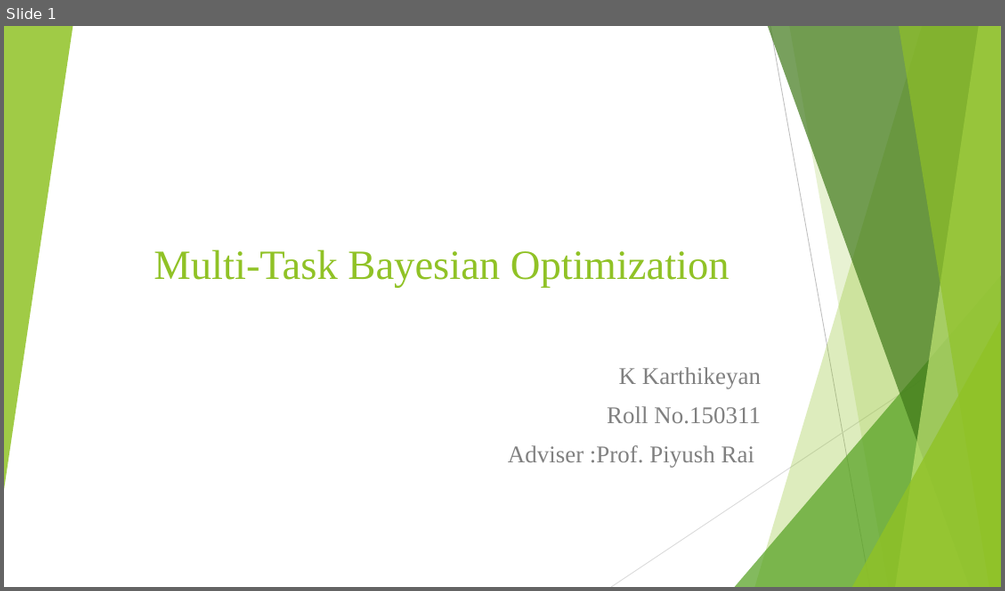
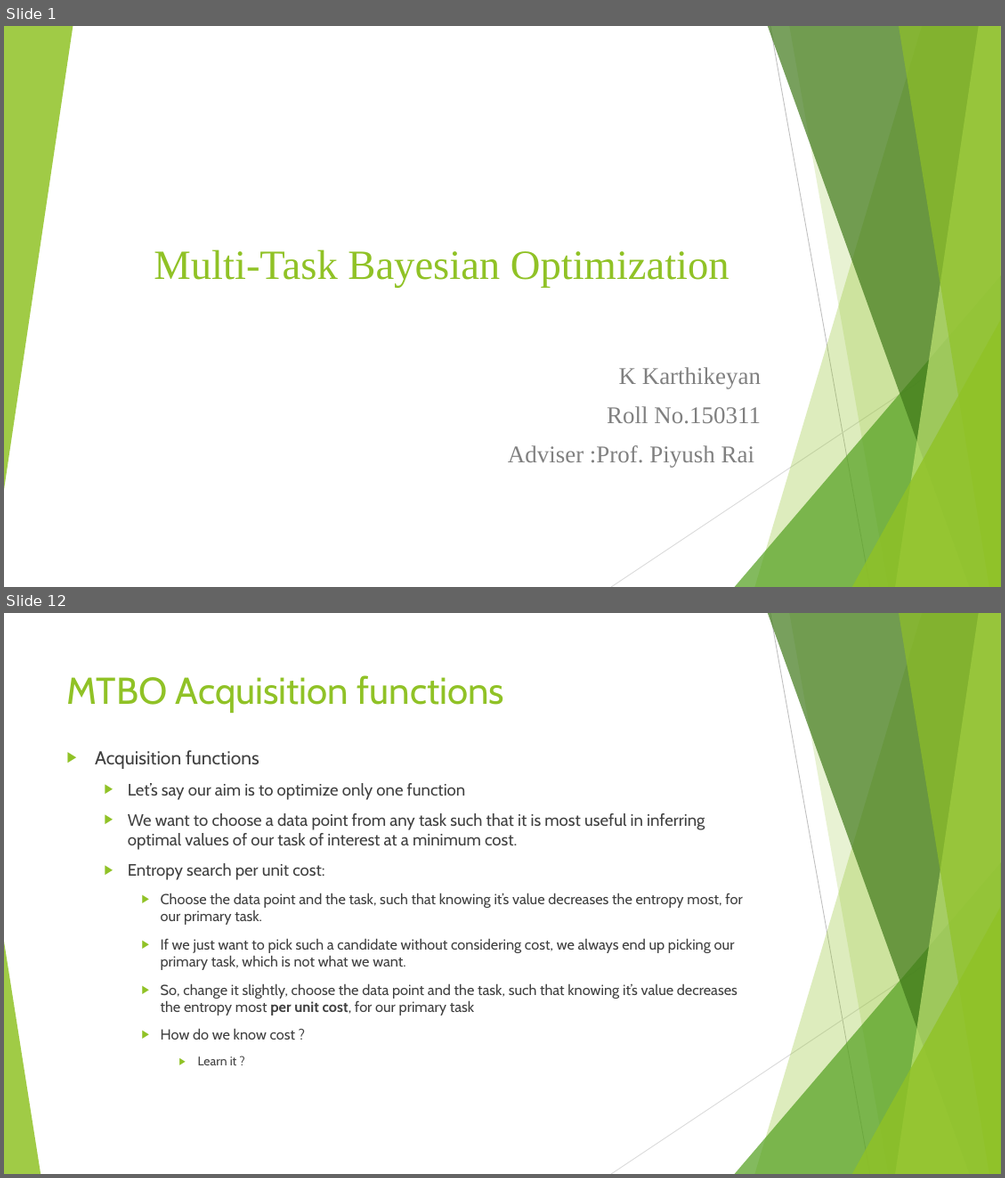
Before and after one commit to keyank/UGP, a slide deck: Presentation.pptx. Shown one above the other, each under a label of ours: slide 1 before the commit, slides 1 and 12 after it; the slides between them are not shown. The pictures are 1005x591 and 1005x1178 pixels, drawn with LibreOffice and Linux fonts; fonts in the diff are those of the drawing. Boxes give left, top, right and bottom in pixels: in the first picture for what was removed or moved away, otherwise in the second. Text is boxed around its words. In the diff, an @@ line names an element or a change of style, - is before the commit and + after.

```diff
--- a/Presentation.pptx
+++ b/Presentation.pptx
@@ slide 12 added at (x1=4, y1=613, x2=1001, y2=1174), background #FFFFFF; not listed: 9 template elements that a slide beside it also shows @@
@@ title added at (x1=67, y1=675, x2=504, y2=713), 36 pt, text #90C226 @@
+MTBO Acquisition functions
@@ text added at (x1=95, y1=750, x2=743, y2=1065), 14 pt, text #404040 @@
+▶ Acquisition functions
+  ▶ Let’s say our aim is to optimize only one function
+  ▶ We want to choose a data point from any task such that it is most useful in inferring optimal values of our task of interest at a minimum cost.
+  ▶ Entropy search per unit cost:
+    ▶ Choose the data point and the task, such that knowing it’s value decreases the entropy most, for our primary task.
+    ▶ If we just want to pick such a candidate without considering cost, we always end up picking our primary task, which is not what we want.
+    ▶ So, change it slightly, choose the data point and the task, such that knowing it’s value decreases the entropy most per unit cost, for our primary task
+    ▶ How do we know cost ?
+      ▶ Learn it ?
@@ triangle added at (x1=4, y1=941, x2=40, y2=1174), fill #90C226 at 85% opacity @@
```
Also in this commit, not shown: 16 other slides added.
